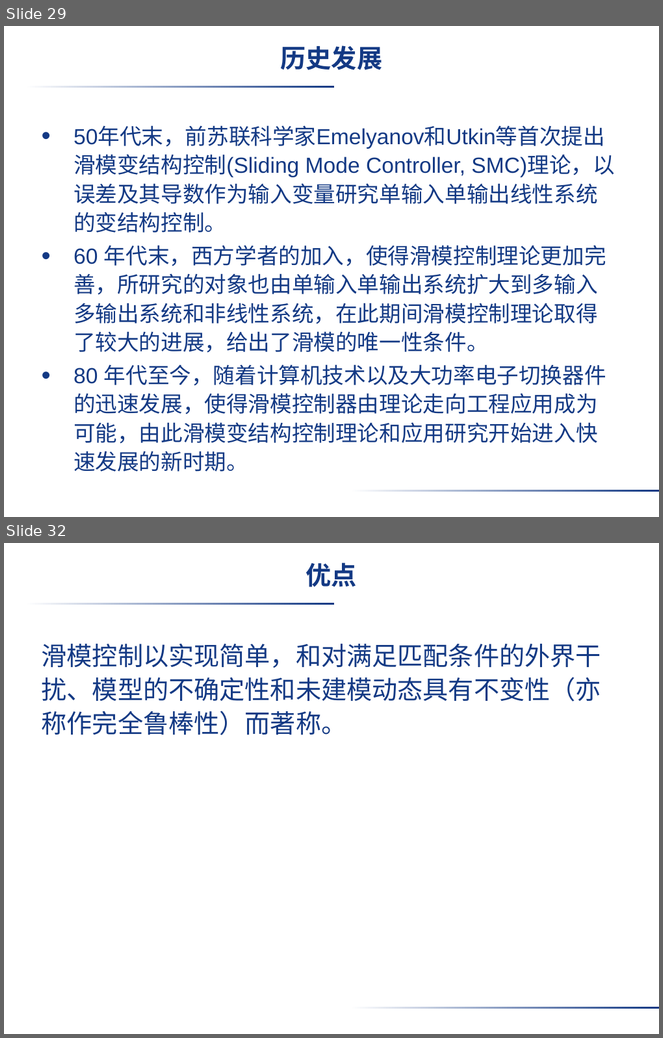
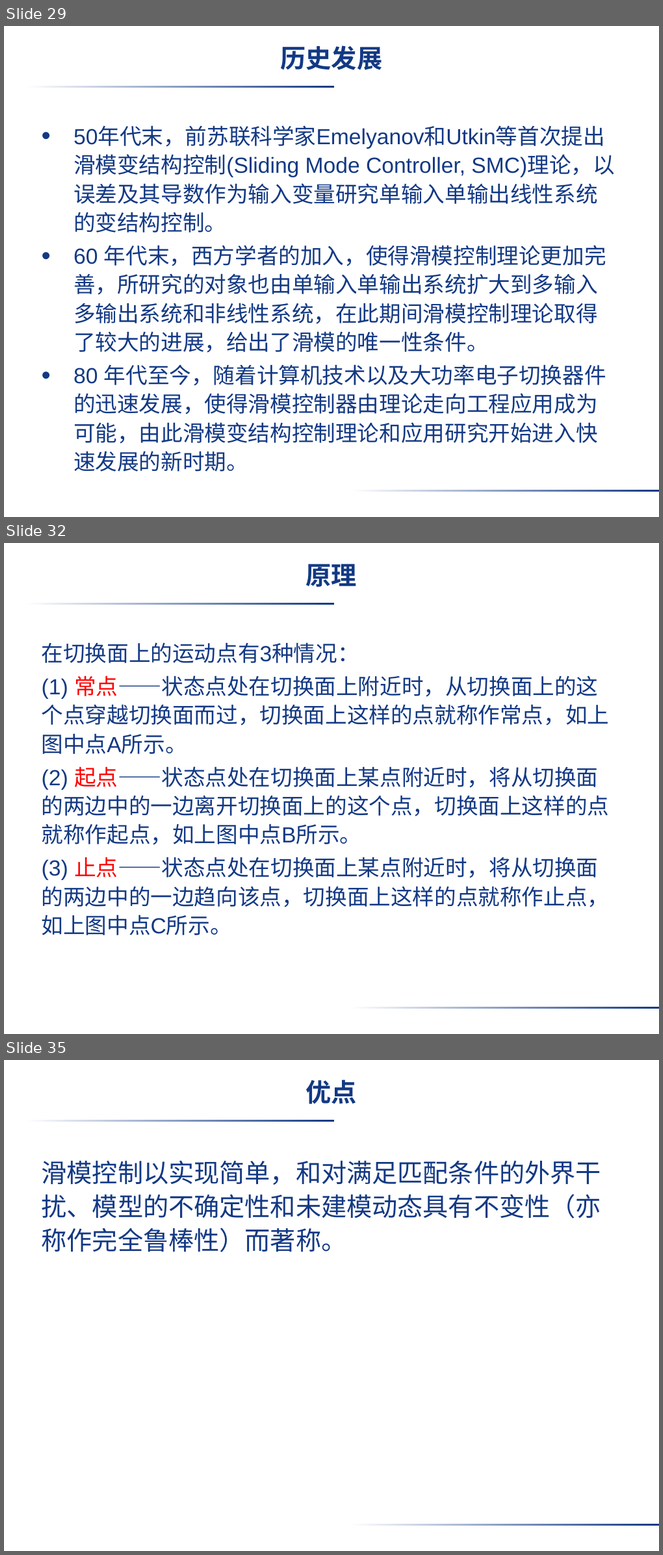
Before and after one commit to liujimu/fuzzy_control_homework, a slide deck: 第一次作业_刘继沐.pptx. Shown one above the other, each under a label of ours: slides 29 and 32 before the commit, slides 29, 32 and 35 after it; the slides between them are not shown. The pictures are 663x1038 and 663x1555 pixels, drawn with LibreOffice and Linux fonts; fonts in the diff are those of the drawing; background and template pictures are left out. Boxes give left, top, right and bottom in pixels: in the first picture for what was removed or moved away, otherwise in the second. Text is boxed around its words. In the diff, an @@ line names an element or a change of style, - is before the commit and + after.

```diff
--- a/第一次作业_刘继沐.pptx
+++ b/第一次作业_刘继沐.pptx
@@ slide 32 added at (x1=4, y1=543, x2=659, y2=1034), background picture (left out); not listed: 2 template elements that a slide beside it also shows @@
@@ title added at (x1=306, y1=564, x2=357, y2=587), 28 pt, text #133984, bold @@
+原理
@@ text added at (x1=42, y1=642, x2=610, y2=936), 24 pt, text #133984 @@
+在切换面上的运动点有3种情况：
+(1) 常点——状态点处在切换面上附近时，从切换面上的这个点穿越切换面而过，切换面上这样的点就称作常点，如上图中点A所示。
+(2) 起点——状态点处在切换面上某点附近时，将从切换面的两边中的一边离开切换面上的这个点，切换面上这样的点就称作起点，如上图中点B所示。
+(3) 止点——状态点处在切换面上某点附近时，将从切换面的两边中的一边趋向该点，切换面上这样的点就称作止点，如上图中点C所示。
@@ what was slide 32 is now slide 35 @@
```
Also in this commit, not shown: 1 slide changed, 9 other slides added, 2 slides removed, 1 other file.
